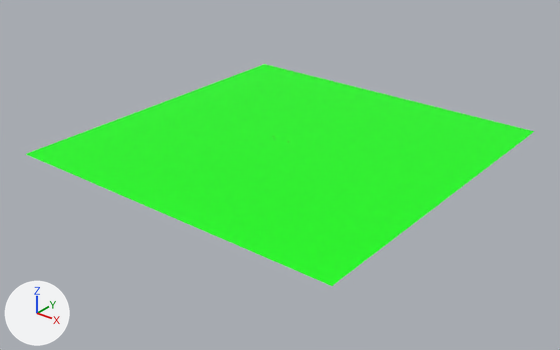
What one commit did to the Blender file openrocket/linux_server.blend.
Both versions are drawn from a 50 mm lens placed at (270.0, -345.0, 190.0), pointed at (2.0, -10.0, -18.0). Arrows for +X, +Y and +Z are at lower left; the lights stay in place.
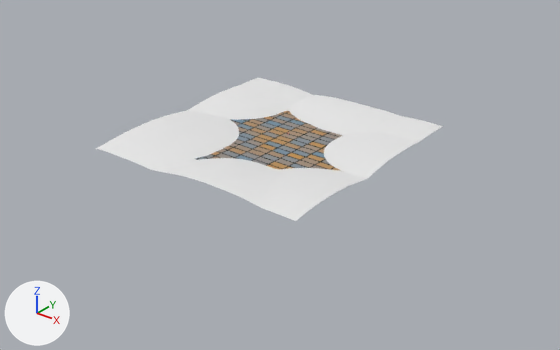
Changed parts and their boxes [x1, y1, x2, y2] in the pictures (560 x 350 px):
'Plane', surface changed, rescaled: before [26, 64, 535, 286]; after [195, 111, 344, 172]
'Plane.001', added: after [96, 78, 443, 221]

The change, as a diff of the scene's bpy script:
```diff
--- a/openrocket/linux_server.blend.py
+++ b/openrocket/linux_server.blend.py
@@ mat_material_001 @@
 n1 = _N.new('ShaderNodeBsdfPrincipled'); n1.name = 'Principled BSDF'
 n1.subsurface_method = 'BURLEY'
-n1.inputs[0].default_value = (0.0, 1.0, 0.0, 1.0)  # 'Base Color', green #00ff00
+n1.inputs[13].default_value = 0.018  # 'Specular IOR Level'
+n2 = _N.new('ShaderNodeTexBrick'); n2.name = 'Brick Texture'
+n2.offset_frequency = 20
+n2.squash_frequency = 20
+n2.inputs[1].default_value = (0.156, 0.278, 0.386, 1.0)  # 'Color1', blue #6e90a7
+n2.inputs[2].default_value = (0.554, 0.303, 0.0969, 1.0)  # 'Color2', orange #c49658
+n2.inputs[3].default_value = (0.00989, 0.00989, 0.00989, 1.0)  # 'Mortar', black #191919
 _L.new(n1.outputs[0], n0.inputs[0])  # 'BSDF' to 'Surface'
+_L.new(n2.outputs[0], n1.inputs[0])  # 'Color' to 'Base Color'
@@ mat_material @@
+mat_material = principled_material('Material')
+mat_material.base_color = (0.8, 0.8, 0.8)  # white #e7e7e7
+mat_material.specular_ior_level = 0.0
@@ me_plane_001 @@
+me_plane_001.from_pydata(...)  # 4225 vertices, 4096 faces; spans x -1.03..1.03, y -1.03..1.03, z 0.0..0.1
+me_plane_001.materials.append(mat_material)  # its picture is missing
@@ ob_plane @@
 ob_plane.location = (0.0, 0.0, 0.0)
-ob_plane.scale = (111.0, 111.0, 111.0)
+ob_plane.scale = (53.3, 53.3, 53.3)
@@ ob_plane_001 @@
+ob_plane_001 = bpy.data.objects.new('Plane.001', me_plane_001)
+ob_plane_001.location = (-11.0, -1.1, -3.7)
+ob_plane_001.scale = (73.9, 73.9, 73.9)
```
